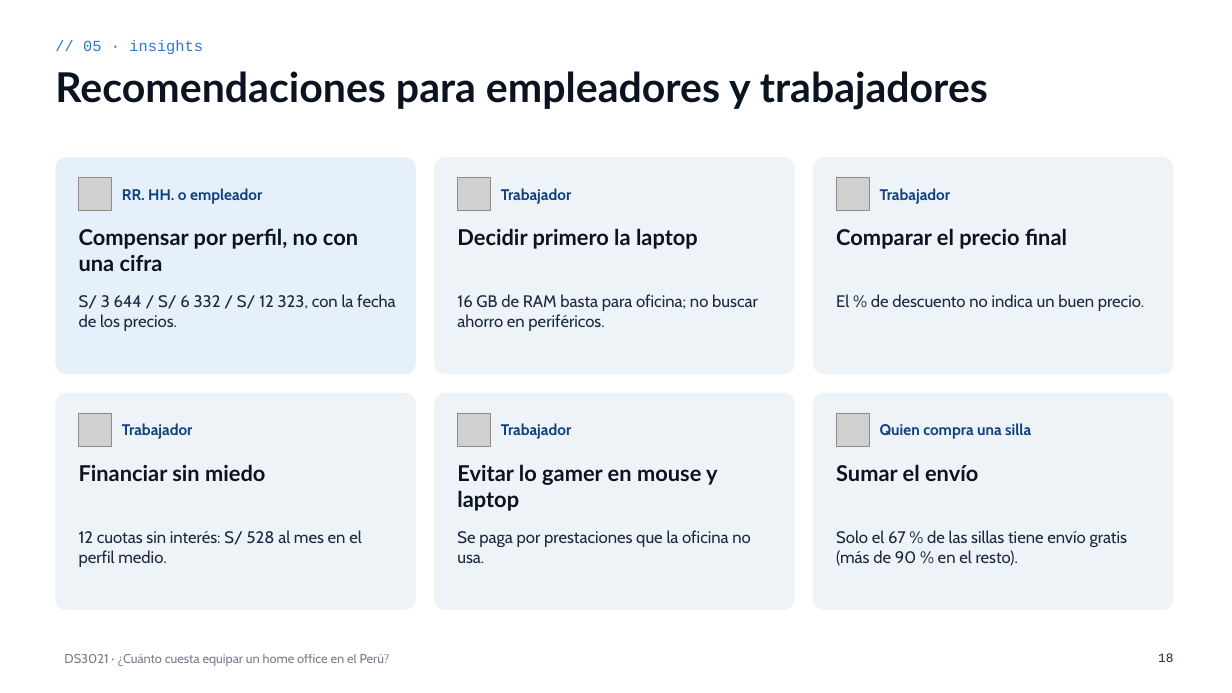
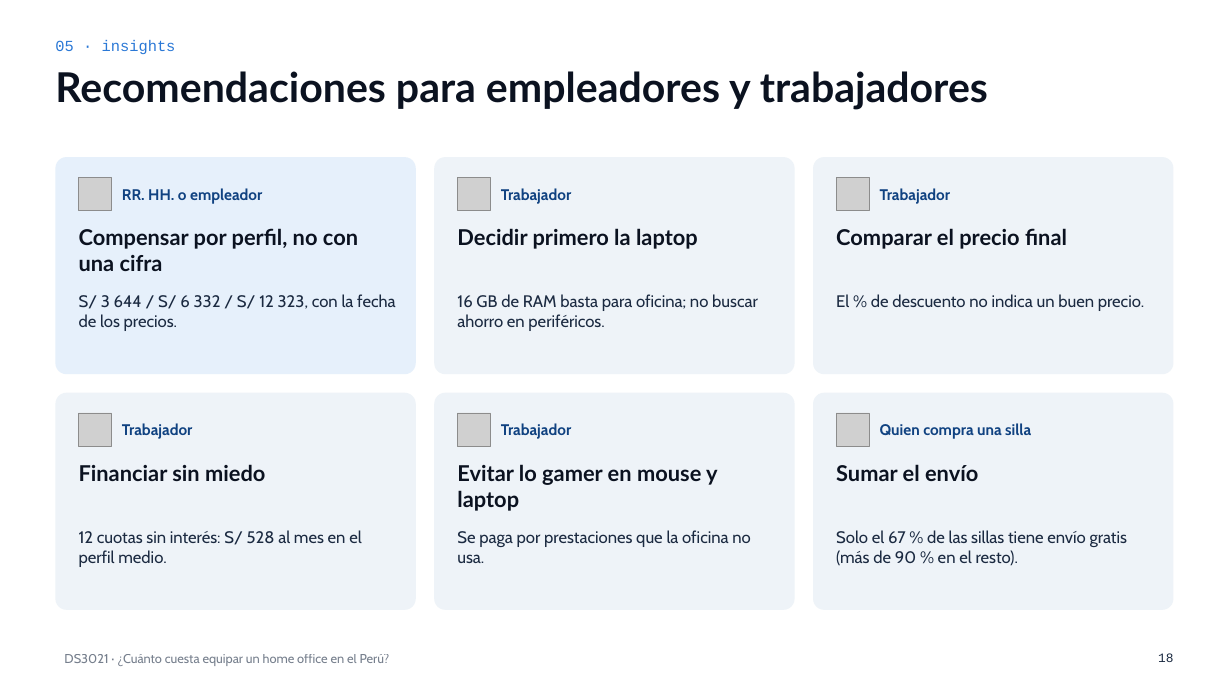
Before and after one commit to josueroc/proyectoacd_mercadolibre, a slide deck: slide 18 of docs/parte_2/presentacion/Presentacion_Parte_II_DS3021.pptx. Drawn at 1232x693 pixels with LibreOffice and Linux fonts; fonts in the diff are those of the drawing; grey boxes stand for pictures. Boxes give left, top, right and bottom in pixels: in the first picture for what was removed or moved away, otherwise in the second. Text is boxed around its words. In the diff, an @@ line names an element or a change of style, - is before the commit and + after.

```diff
--- a/docs/parte_2/presentacion/Presentacion_Parte_II_DS3021.pptx
+++ b/docs/parte_2/presentacion/Presentacion_Parte_II_DS3021.pptx
@@ text at box(55, 40, 176, 54): text changed @@
-// 05 · insights
+05 · insights
```
Also in this commit, not shown: 21 other slides changed, 1 other file.
